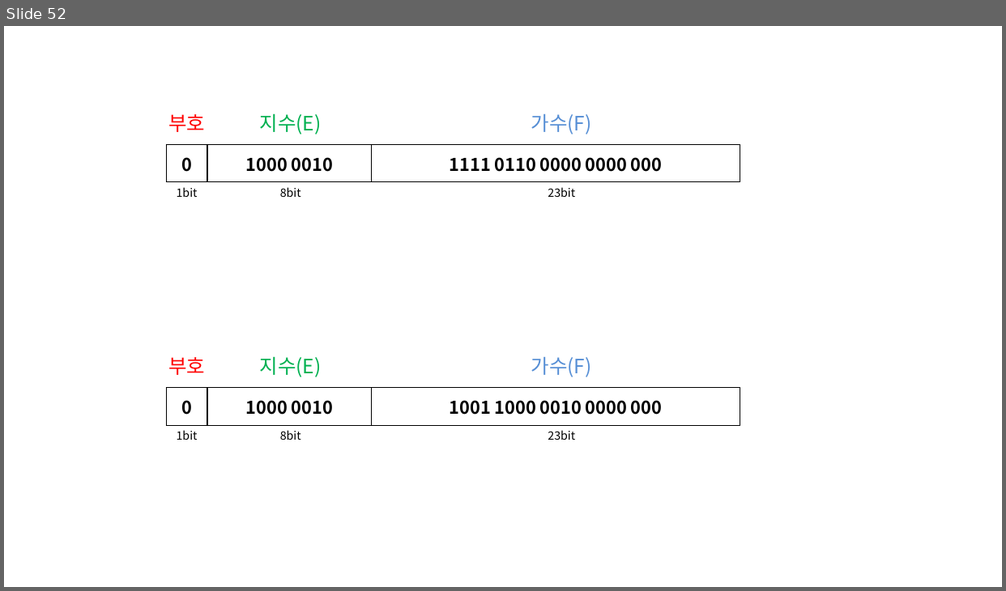
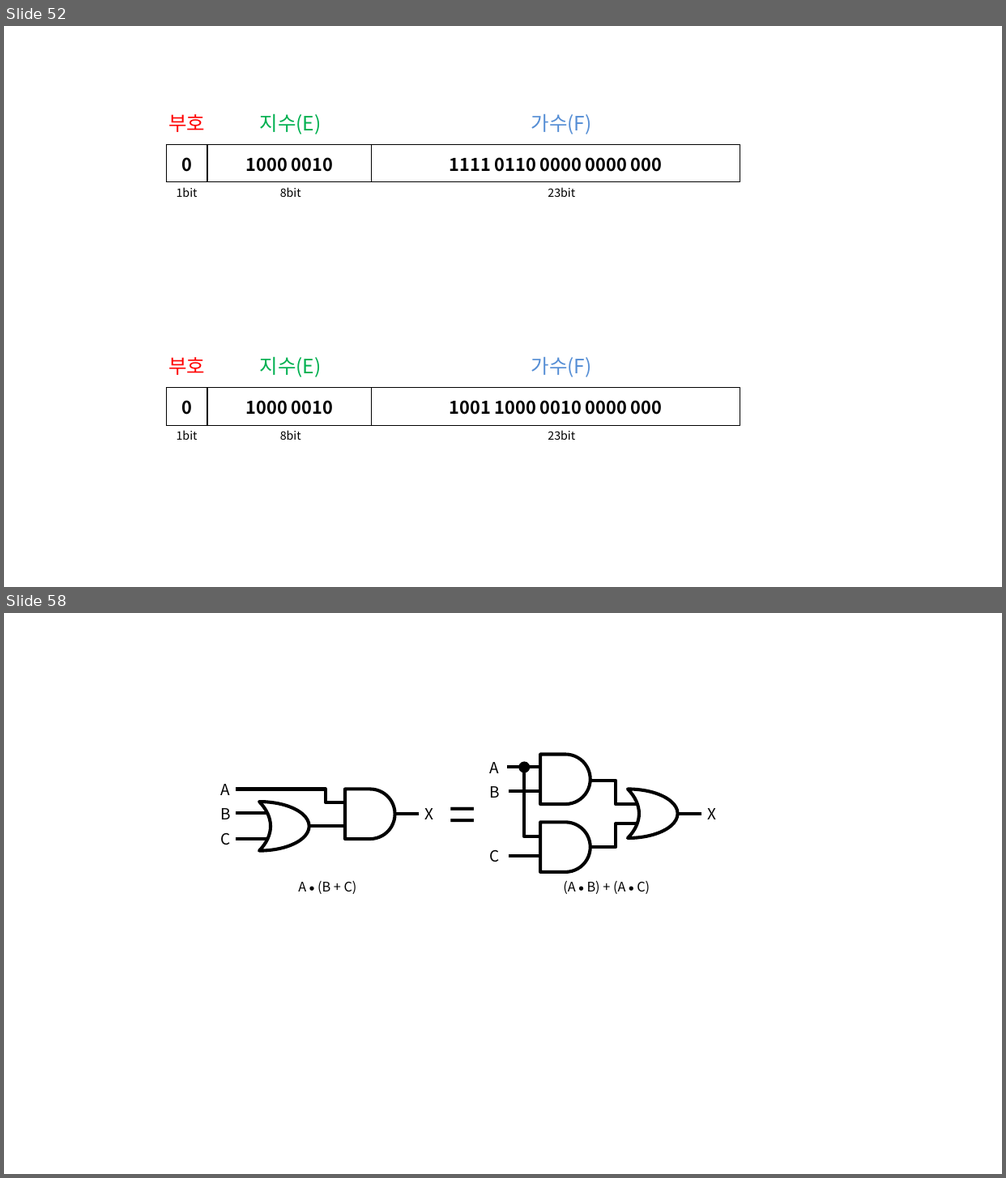
Before and after one commit to momo1108/blog, a slide deck: assets/etc/이미지제작용.pptx. Shown one above the other, each under a label of ours: slide 52 before the commit, slides 52 and 58 after it; the slides between them are not shown. The pictures are 1006x591 and 1006x1178 pixels, drawn with LibreOffice and Linux fonts; fonts in the diff are those of the drawing. Boxes give left, top, right and bottom in pixels: in the first picture for what was removed or moved away, otherwise in the second. Text is boxed around its words. In the diff, an @@ line names an element or a change of style, - is before the commit and + after.

```diff
--- a/assets/etc/이미지제작용.pptx
+++ b/assets/etc/이미지제작용.pptx
@@ slide 58 added at (x1=4, y1=613, x2=1002, y2=1174), background #FFFFFF @@
@@ flow chart delay added at (x1=540, y1=754, x2=590, y2=804), outline #000000 3 pt @@
@@ text added at (x1=432, y1=781, x2=492, y2=847), 44 pt, text #000000 @@
+=
@@ text added at (x1=490, y1=762, x2=500, y2=773), 14 pt, text #000000 @@
+A
@@ elbow line added from (507, 768) to (539, 837), #000000 3 pt @@
@@ line added from (509, 768) to (540, 768), #000000 3 pt @@
@@ ellipse added at (x1=520, y1=763, x2=529, y2=773), fill #000000, outline #000000 2 pt @@
@@ elbow line added from (591, 781) to (637, 804), #000000 3 pt @@
@@ text added at (x1=221, y1=784, x2=231, y2=795), 14 pt, text #000000 @@
+A
@@ elbow line added from (236, 789) to (345, 803), #000000 3 pt @@
@@ moon added at (x1=259, y1=802, x2=309, y2=850), outline #000000 3 pt @@
@@ flow chart delay added at (x1=345, y1=789, x2=395, y2=839), outline #000000 3 pt @@
@@ text added at (x1=490, y1=786, x2=500, y2=798), 14 pt, text #000000 @@
+B
@@ line added from (509, 791) to (540, 791), #000000 3 pt @@
@@ moon added at (x1=628, y1=789, x2=678, y2=838), outline #000000 3 pt @@
@@ text added at (x1=220, y1=808, x2=230, y2=820), 14 pt, text #000000 @@
+B
@@ line added from (236, 813) to (268, 813), #000000 3 pt @@
@@ line added from (310, 826) to (343, 826), #000000 3 pt @@
@@ line added from (395, 814) to (418, 814), #000000 3 pt @@
@@ text added at (x1=424, y1=808, x2=433, y2=820), 14 pt, text #000000 @@
+X
@@ flow chart delay added at (x1=540, y1=822, x2=590, y2=872), outline #000000 3 pt @@
@@ elbow line added from (591, 847) to (637, 824), #000000 3 pt @@
@@ line added from (678, 814) to (701, 814), #000000 3 pt @@
@@ text added at (x1=707, y1=808, x2=716, y2=820), 14 pt, text #000000 @@
+X
@@ text added at (x1=220, y1=833, x2=230, y2=845), 14 pt, text #000000 @@
+C
@@ line added from (236, 839) to (267, 839), #000000 3 pt @@
@@ text added at (x1=490, y1=850, x2=500, y2=862), 14 pt, text #000000 @@
+C
@@ line added from (509, 856) to (540, 856), #000000 3 pt @@
@@ text added at (x1=298, y1=881, x2=357, y2=894), 12 pt, text #000000 @@
+A ⦁ (B + C)
@@ text added at (x1=563, y1=881, x2=650, y2=894), 12 pt, text #000000 @@
+(A ⦁ B) + (A ⦁ C)
```
Also in this commit, not shown: 6 other slides added, 19 other files.
